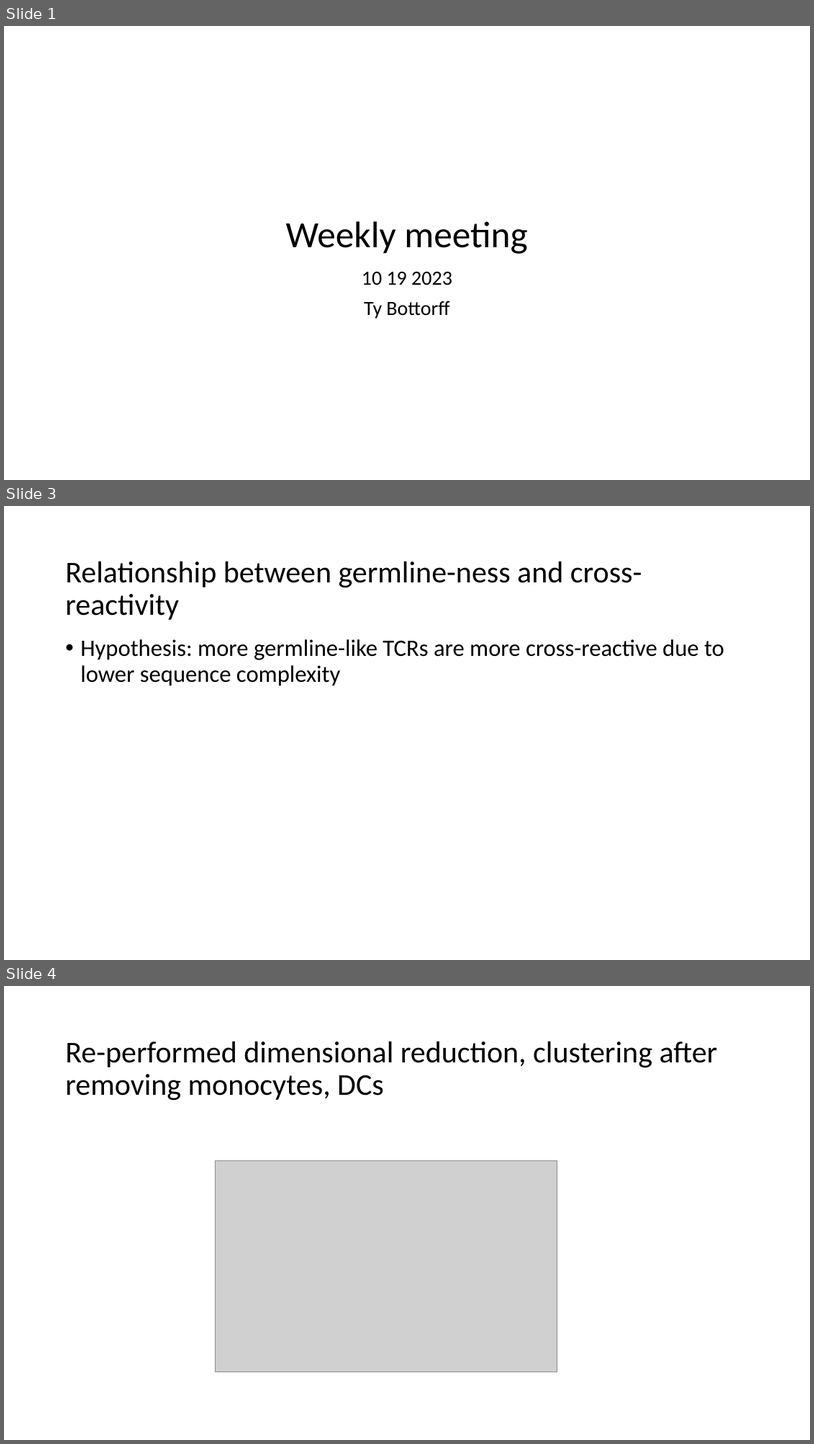
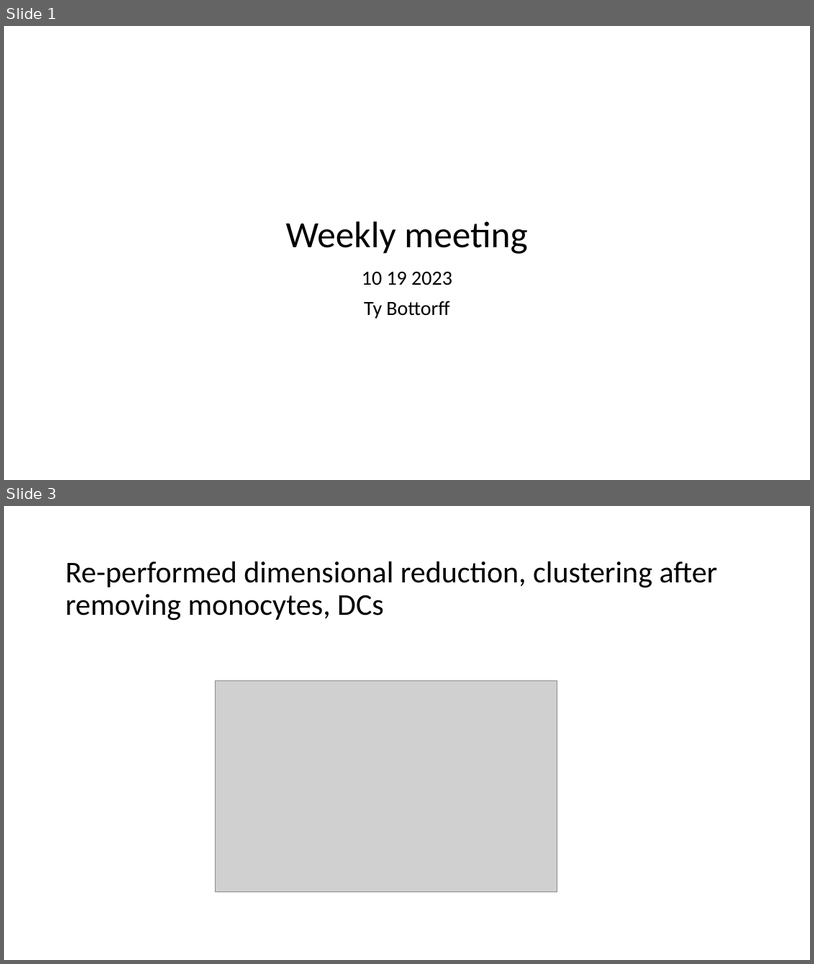
Before and after one commit to tybottorff/bottorffdocs, a slide deck: linsley_postdoc/presentations/weekly_meetings/10_19_23.pptx. Shown one above the other, each under a label of ours: slides 1, 3 and 4 before the commit, slides 1 and 3 after it; the slides between them are not shown. The pictures are 814x1444 and 814x964 pixels, drawn with LibreOffice and Linux fonts; fonts in the diff are those of the drawing; grey boxes stand for pictures. Boxes give left, top, right and bottom in pixels: in the first picture for what was removed or moved away, otherwise in the second. Text is boxed around its words. In the diff, an @@ line names an element or a change of style, - is before the commit and + after.

```diff
--- a/linsley_postdoc/presentations/weekly_meetings/10_19_23.pptx
+++ b/linsley_postdoc/presentations/weekly_meetings/10_19_23.pptx
@@ slide 3 removed at box(4, 506, 810, 960), background #FFFFFF @@
@@ title removed at box(65, 561, 643, 620) @@
-Relationship between germline-ness and cross-reactivity
@@ text removed at box(80, 639, 725, 686) @@
-• Hypothesis: more germline-like TCRs are more cross-reactive due to lower sequence complexity
@@ what was slide 4 is now slide 3 @@
```
Also in this commit, not shown: 6 slides changed, 4 slides added, 1 other slide removed.
